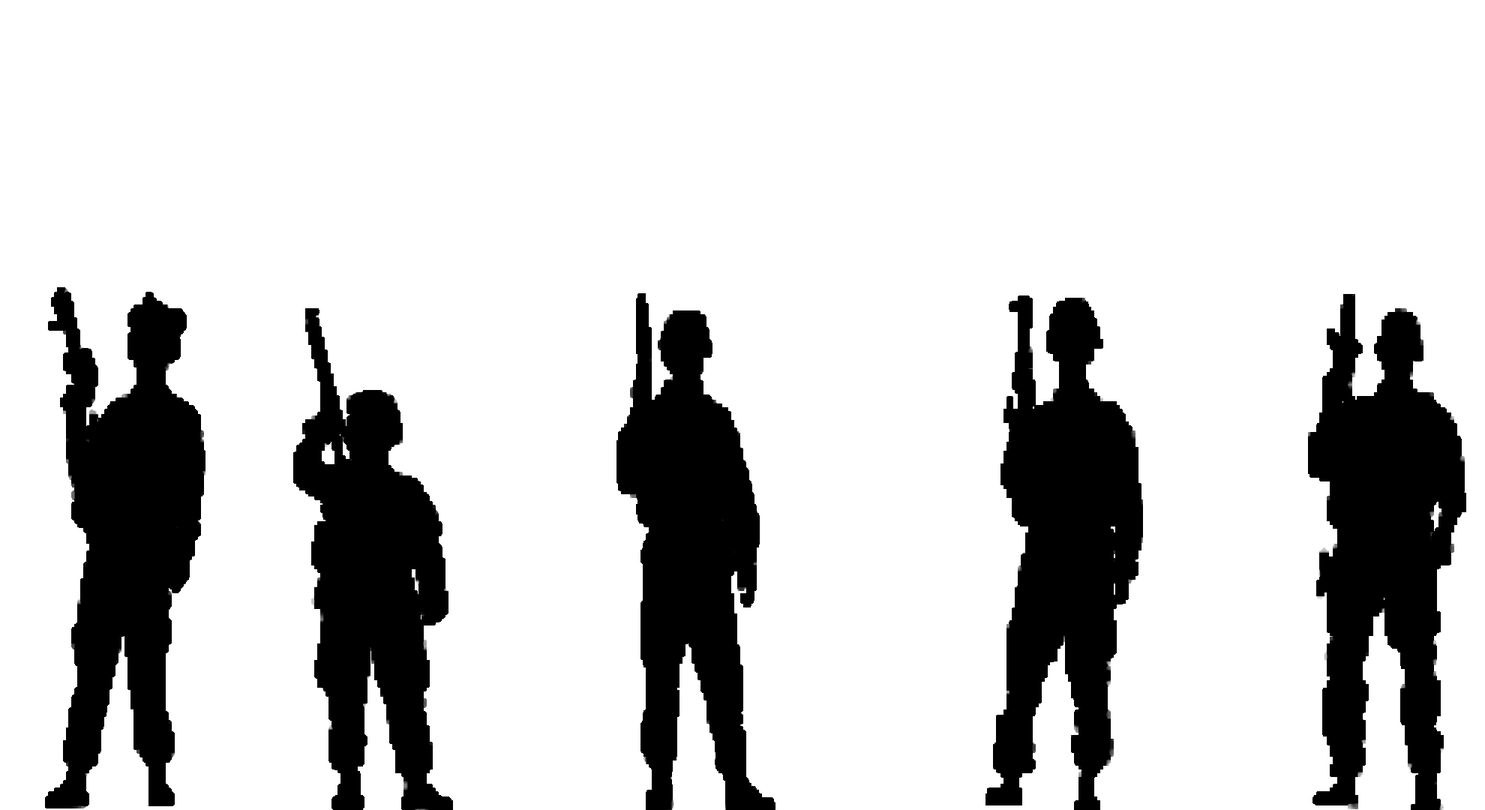
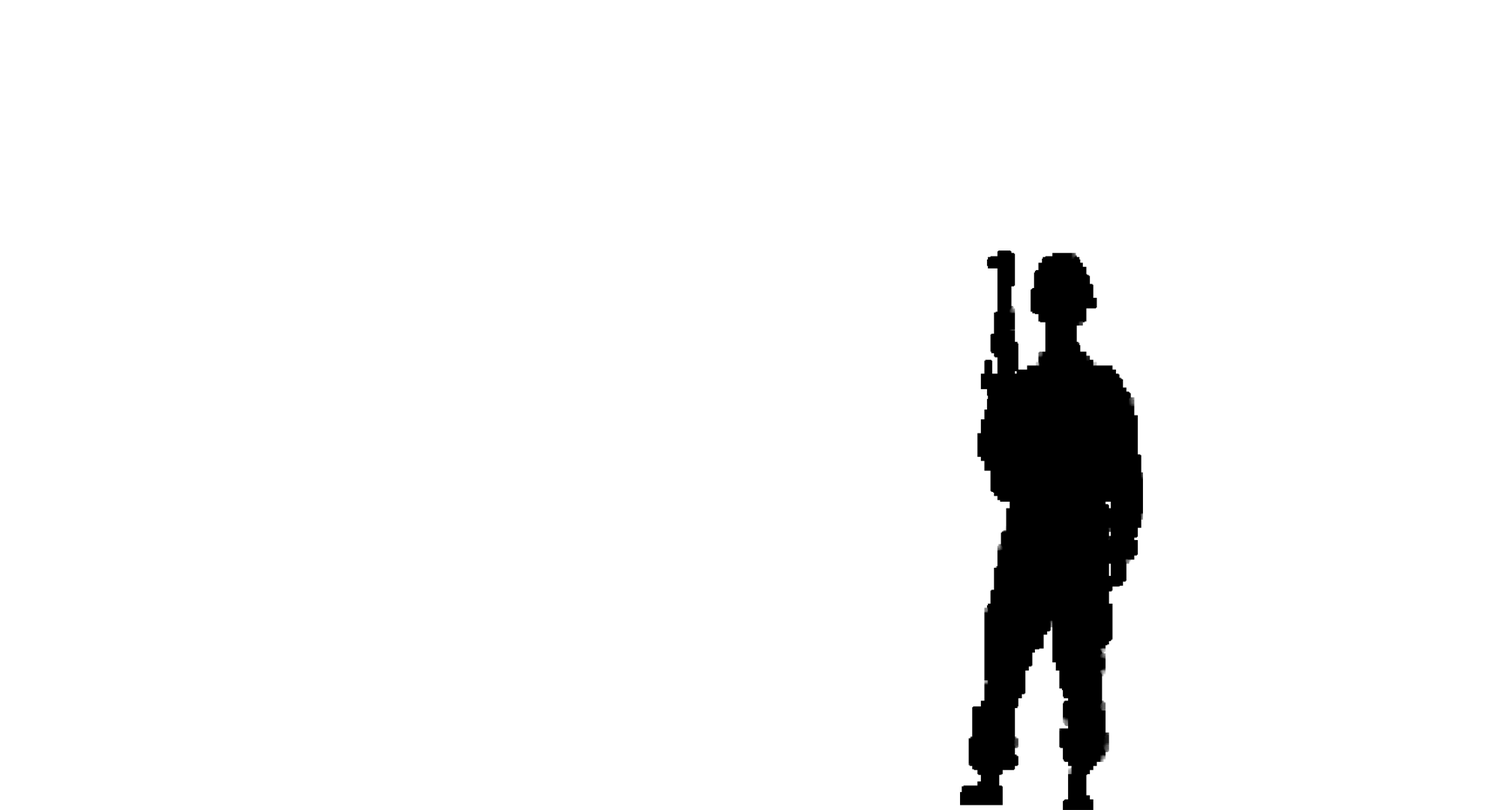
Layers edited between the first and the second 1485×810 image:
hid "soldier3.png #1" over bbox(616, 293, 776, 810)
hid "soldier2.png" over bbox(45, 287, 206, 809)
hid "soldier5.png" over bbox(1308, 294, 1467, 810)
added layer "Átalakítás" above "soldier4.png" over bbox(960, 250, 1144, 810)
hid "soldier4.png", painted on it over bbox(985, 295, 1144, 810)
hid "soldier1.png" over bbox(293, 308, 454, 810)
